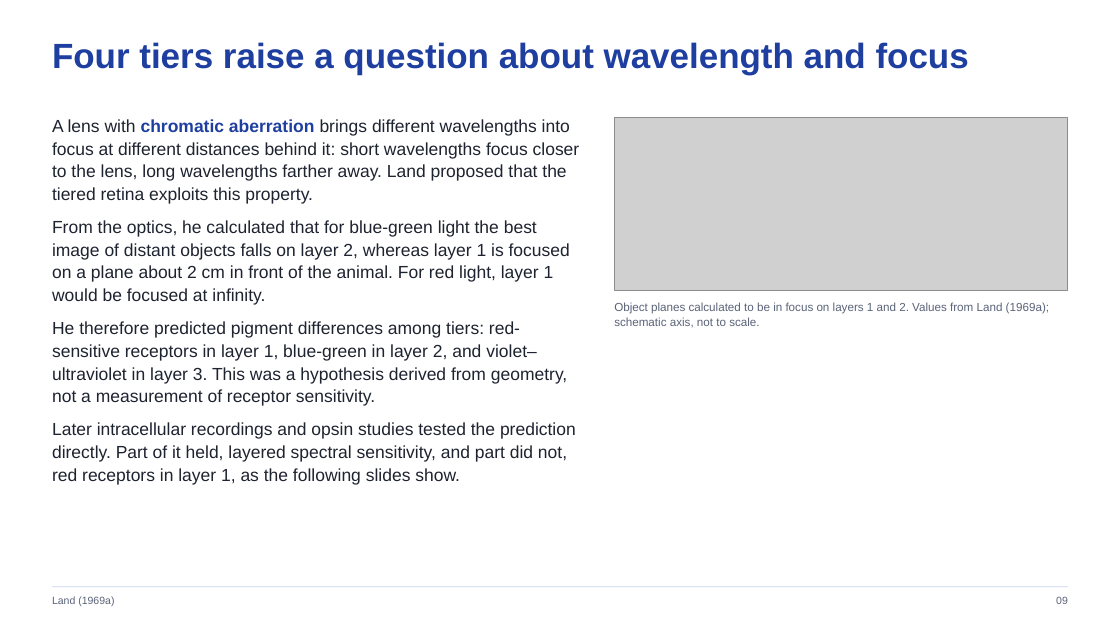
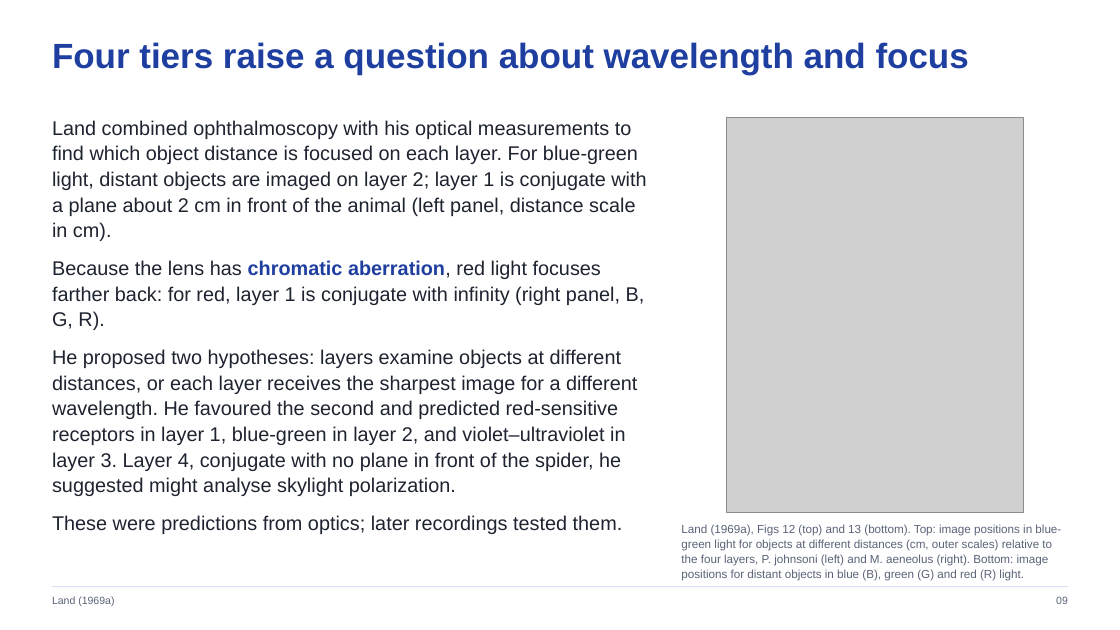
Before and after one commit to jordanxxlopez/NEUROETHOLOGY, a slide deck: slide 9 of lectures/L12/Neuroethology_Lecture12_FA2026.pptx. Drawn at 1120x630 pixels with LibreOffice and Linux fonts; fonts in the diff are those of the drawing; grey boxes stand for pictures. Boxes give left, top, right and bottom in pixels: in the first picture for what was removed or moved away, otherwise in the second. Text is boxed around its words. In the diff, an @@ line names an element or a change of style, - is before the commit and + after.

```diff
--- a/lectures/L12/Neuroethology_Lecture12_FA2026.pptx
+++ b/lectures/L12/Neuroethology_Lecture12_FA2026.pptx
@@ picture: place and size @@
-picture at (614, 118, 1068, 290)
+picture at (726, 118, 1023, 513)
@@ text at (52, 120, 646, 534): text changed; size 15 to 17 pt @@
-A lens with chromatic aberration brings different wavelengths into focus at different distances behind it: short wavelengths focus closer to the lens, long wavelengths farther away. Land proposed that the tiered retina exploits this property.
-From the optics, he calculated that for blue-green light the best image of distant objects falls on layer 2, whereas layer 1 is focused on a plane about 2 cm in front of the animal. For red light, layer 1 would be focused at infinity.
-He therefore predicted pigment differences among tiers: red-sensitive receptors in layer 1, blue-green in layer 2, and violet–ultraviolet in layer 3. This was a hypothesis derived from geometry, not a measurement of receptor sensitivity.
-Later intracellular recordings and opsin studies tested the prediction directly. Part of it held, layered spectral sensitivity, and part did not, red receptors in layer 1, as the following slides show.
+Land combined ophthalmoscopy with his optical measurements to find which object distance is focused on each layer. For blue-green light, distant objects are imaged on layer 2; layer 1 is conjugate with a plane about 2 cm in front of the animal (left panel, distance scale in cm).
+Because the lens has chromatic aberration, red light focuses farther back: for red, layer 1 is conjugate with infinity (right panel, B, G, R).
+He proposed two hypotheses: layers examine objects at different distances, or each layer receives the sharpest image for a different wavelength. He favoured the second and predicted red-sensitive receptors in layer 1, blue-green in layer 2, and violet–ultraviolet in layer 3. Layer 4, conjugate with no plane in front of the spider, he suggested might analyse skylight polarization.
+These were predictions from optics; later recordings tested them.
@@ text at (681, 524, 1061, 581): text changed @@
-Object planes calculated to be in focus on layers 1 and 2. Values from Land (1969a); schematic axis, not to scale.
+Land (1969a), Figs 12 (top) and 13 (bottom). Top: image positions in blue-green light for objects at different distances (cm, outer scales) relative to the four layers, P. johnsoni (left) and M. aeneolus (right). Bottom: image positions for distant objects in blue (B), green (G) and red (R) light.
```
Also in this commit, not shown: 26 other slides changed, 8 slides added, 8 slides removed, 32 other files.
